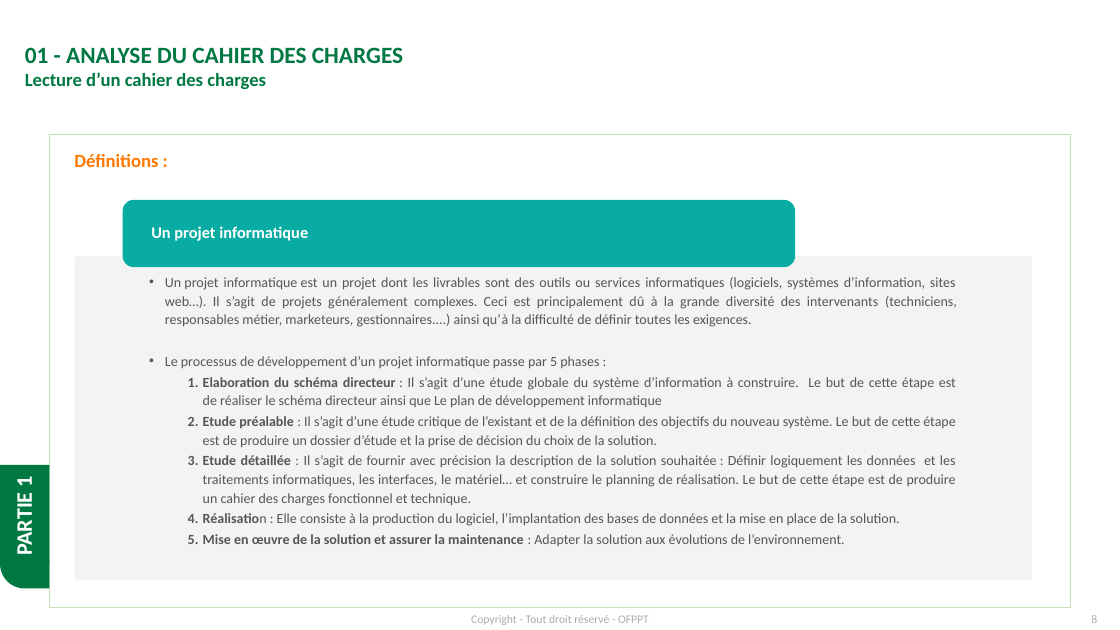
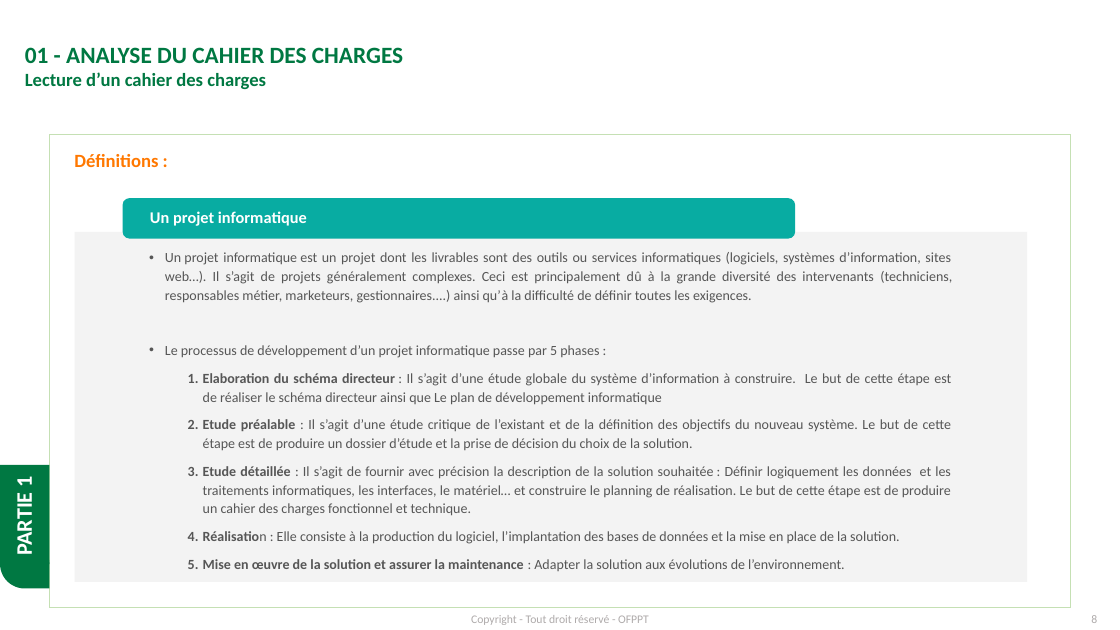
Before and after one commit to ZakariyaeMAHOU/1-DD, a slide deck: slide 8 of DEV 101/M106 DB/1-Cour/resume-theorique-m106-partie1-v2-6228baed03113.pptx. Drawn at 1120x630 pixels with LibreOffice and Linux fonts; fonts in the diff are those of the drawing; background and template pictures are left out. Boxes give left, top, right and bottom in pixels: in the first picture for what was removed or moved away, otherwise in the second. Text is boxed around its words. In the diff, an @@ line names an element or a change of style, - is before the commit and + after.

```diff
--- a/DEV 101/M106 DB/1-Cour/resume-theorique-m106-partie1-v2-6228baed03113.pptx
+++ b/DEV 101/M106 DB/1-Cour/resume-theorique-m106-partie1-v2-6228baed03113.pptx
@@ rounded rectangle: place and size @@
-rounded rectangle at (123,200,796,267)
+rounded rectangle at (123,198,796,239)
@@ text "Un projet informatique": place and size @@
-text "Un projet informatique" at (151,226,308,241)
+text "Un projet informatique" at (150,211,307,226)
@@ text "Un projet informatique est un ...": place and size @@
-text "Un projet informatique est un ..." at (165,277,957,546)
+text "Un projet informatique est un ..." at (165,252,952,571)
@@ text "Un projet informatique est un ..." at (165,252,952,571): more space between paragraphs @@
@@ rectangle: place and size @@
-rectangle at (75,256,1032,581)
+rectangle at (75,232,1028,582)
```
Also in this commit, not shown: 1 other slide changed, 12 other files.
